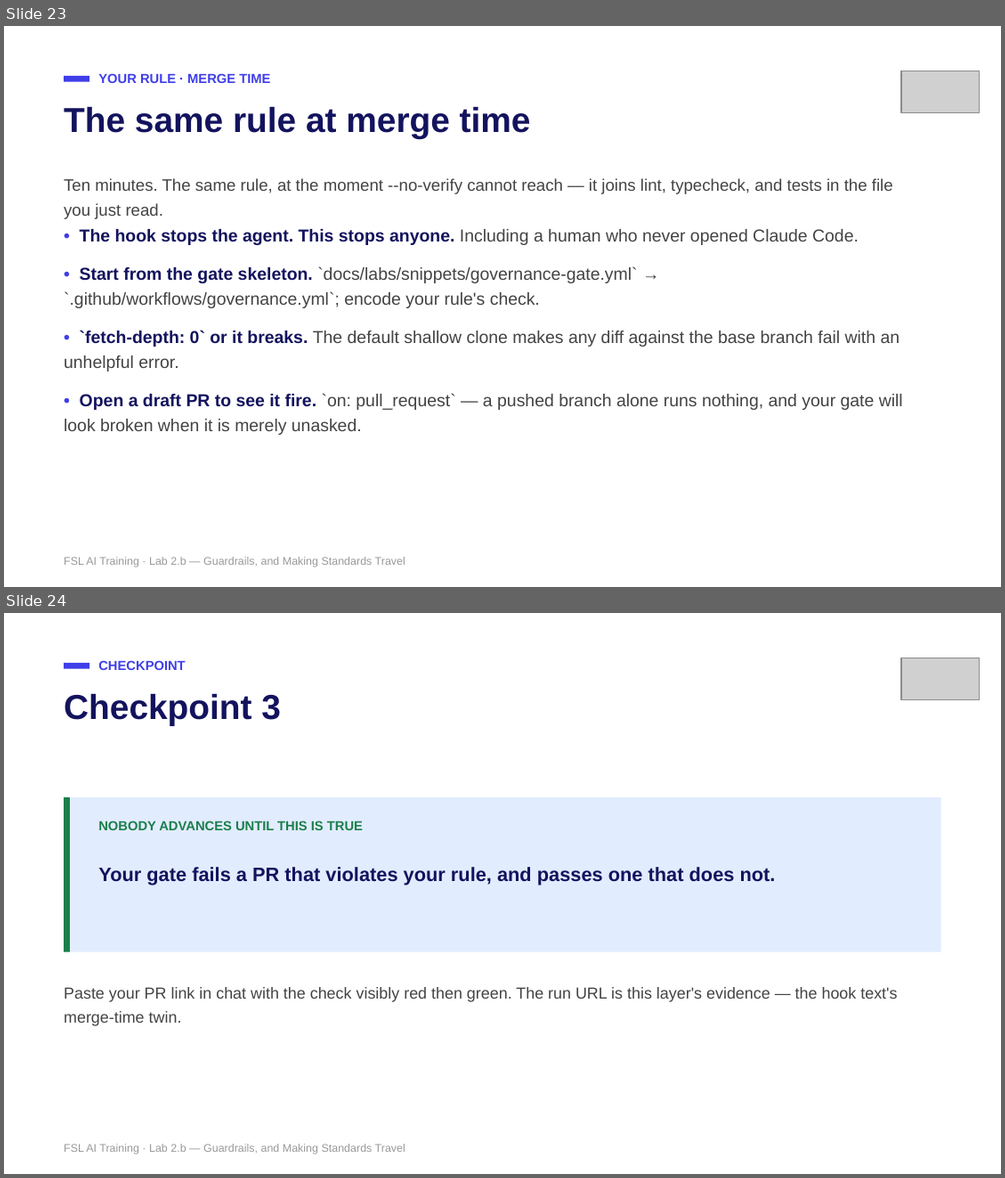
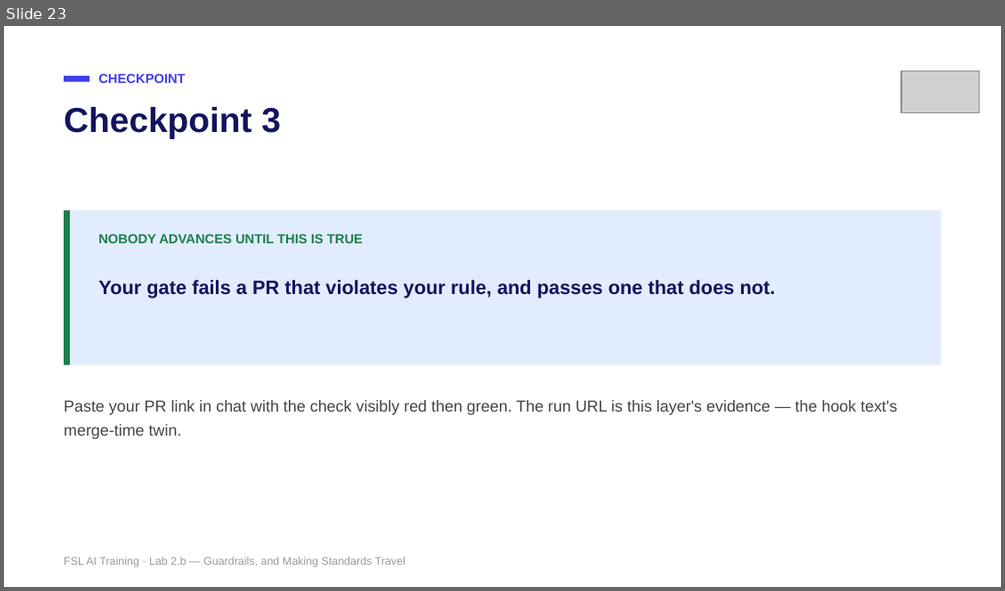
Before and after one commit to mike-tajmajer-fullstacklabs/fsl-taskboard-lab, a slide deck: docs/instructor/lab-2b-guardrails.pptx. Shown one above the other, each under a label of ours: slides 23 and 24 before the commit, slide 23 after it. The pictures are 1005x1178 and 1005x591 pixels, drawn with LibreOffice and Linux fonts; fonts in the diff are those of the drawing; grey boxes stand for pictures. Boxes give left, top, right and bottom in pixels: in the first picture for what was removed or moved away, otherwise in the second. Text is boxed around its words. In the diff, an @@ line names an element or a change of style, - is before the commit and + after.

```diff
--- a/docs/instructor/lab-2b-guardrails.pptx
+++ b/docs/instructor/lab-2b-guardrails.pptx
@@ slide 23 removed at (4,26,1001,587), background #FFFFFF @@
@@ rectangle removed at (64,76,89,82) @@
@@ text removed at (98,73,270,83) @@
-YOUR RULE · MERGE TIME
@@ picture removed at (901,70,979,112) @@
@@ text removed at (64,106,531,138) @@
-The same rule at merge time
@@ text removed at (64,178,893,219) @@
-Ten minutes. The same rule, at the moment --no-verify cannot reach — it joins lint, typecheck, and tests in the file you just read.
@@ text removed at (64,229,903,435) @@
-• The hook stops the agent. This stops anyone. Including a human who never opened Claude Code.
-• Start from the gate skeleton. `docs/labs/snippets/governance-gate.yml` → `.github/workflows/governance.yml`; encode your rule's check.
-• `fetch-depth: 0` or it breaks. The default shallow clone makes any diff against the base branch fail with an unhelpful error.
-• Open a draft PR to see it fire. `on: pull_request` — a pushed branch alone runs nothing, and your gate will look broken when it is merely unasked.
@@ text removed at (64,556,405,567) @@
-FSL AI Training · Lab 2.b — Guardrails, and Making Standards Travel
@@ what was slide 24 is now slide 23 @@
```
Also in this commit, not shown: 2 slides changed, 1 slide added, 1 other slide removed, 17 other files.
